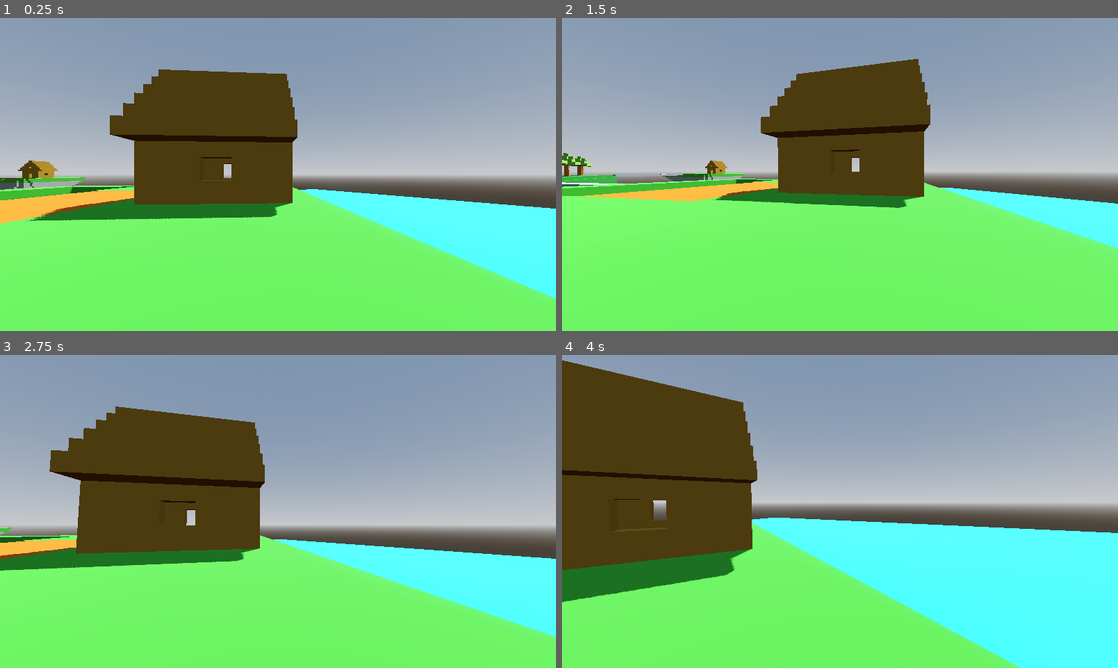
Above: before the commit, frames 1-4 (two rows, left to right).
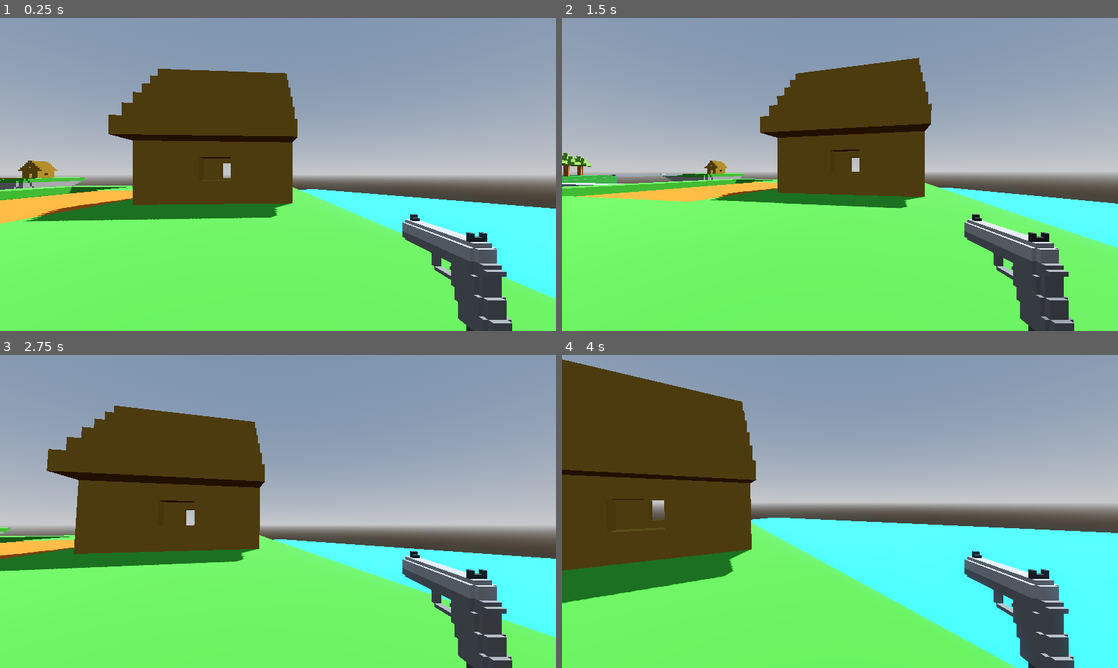
Above: after the commit, the same moments.

Repository: qdanq/Battle-duo
Game: Godot game, scene res://world.tscn
Two runs of this game, one before a commit and one after it. Both use one fixed random seed, a clock stepped at 60 frames per second and the inputs below.
Inputs (mouse positions are in pixels of both pictures, inside the frame that each line leads up to):
- Up to frame 1 (0.25 s): no input
- Up to frame 2 (1.5 s): tap Enter (ui_accept) at 0.5, 0.77 s; move the mouse to (867, 174) at 0.52 s; press the mouse at (867, 174) at 0.53 s; hold Up (ui_up) from 0.53 s (still down); move the mouse to (812, 174) at 1.27 s; release the mouse at (812, 174) at 1.28 s; click (812, 174) at 1.35 s
- Up to frame 3 (2.75 s): keep holding Up (ui_up); tap Enter (ui_accept) at 1.52 s; move the mouse to (289, 505) at 2.02 s; press the mouse at (289, 505) at 2.03 s
- Up to frame 4 (4 s): keep holding Up (ui_up); tap Enter (ui_accept) at 2.75, 3.02, 3.77 s; move the mouse to (834, 517) at 2.77 s; release the mouse at (834, 517) at 2.78 s; click (834, 517) at 2.85 s; move the mouse to (878, 514) at 3.52 s; press the mouse at (878, 514) at 3.53 s

The runs differ from the first frame. In frame 1, 4.1% of the frame differs, in the area x 0-100%, y 16-100%; in frame 2, 4.0%; in frame 3, 4.1%; in frame 4, 4.2%, in the area x 0-93%, y 1-100%.

Commit message:
Make move and idle animations for pistol.

Diff:
--- a/player.tscn
+++ b/player.tscn
@@ -1,4 +1,6 @@
-[gd_scene load_steps=4 format=3 uid="uid://dfvi0w0b8q13k"]
+[gd_scene load_steps=5 format=3 uid="uid://dfvi0w0b8q13k"]
+
+[ext_resource type="ArrayMesh" uid="uid://bxourcuql6iub" path="res://models/weapons/pistol.obj" id="1_qi2as"]
 
 [sub_resource type="GDScript" id="GDScript_8cwsq"]
 resource_name = "Player"
@@ -60,4 +62,9 @@
 shape = SubResource("CapsuleShape3D_g2l7h")
 
 [node name="Camera3D" type="Camera3D" parent="."]
-transform = Transform3D(1, 0, 0, 0, 1, 0, 0, 0, 1, 0, 1.55603, 0)
+transform = Transform3D(1, 0, 0, 0, 1, 0, 0, 0, 1, 0, 1.55603, -0.112114)
+
+[node name="Pistol" type="MeshInstance3D" parent="Camera3D"]
+transform = Transform3D(-4.37114e-09, 0, 0.1, 0, 0.1, 0, -0.1, 0, -4.37114e-09, 0.643402, -0.47625, -0.510538)
+mesh = ExtResource("1_qi2as")
+skeleton = NodePath("../..")
Not shown, added: models/weapons/pistol.mtl
Not shown, added: models/weapons/pistol.obj
Not shown, added: models/weapons/pistol.obj.import
Binary file added: models/weapons/pistol.png
Not shown, added: models/weapons/pistol.png.import
Not shown, changed: models/weapons/pistol.vox
